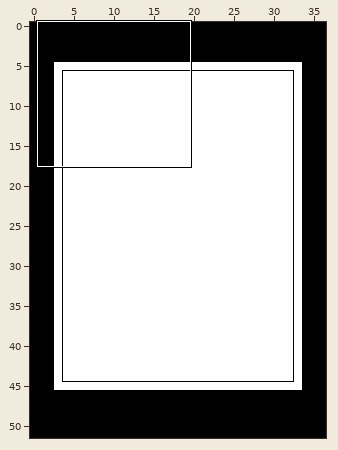
Two versions of a level (Tiled map (JSON), assets/tilemaps/menuTilemap.json). The first picture is a wide view before the edit; the outline marks the close-up.
Close-up. First the earlier version:
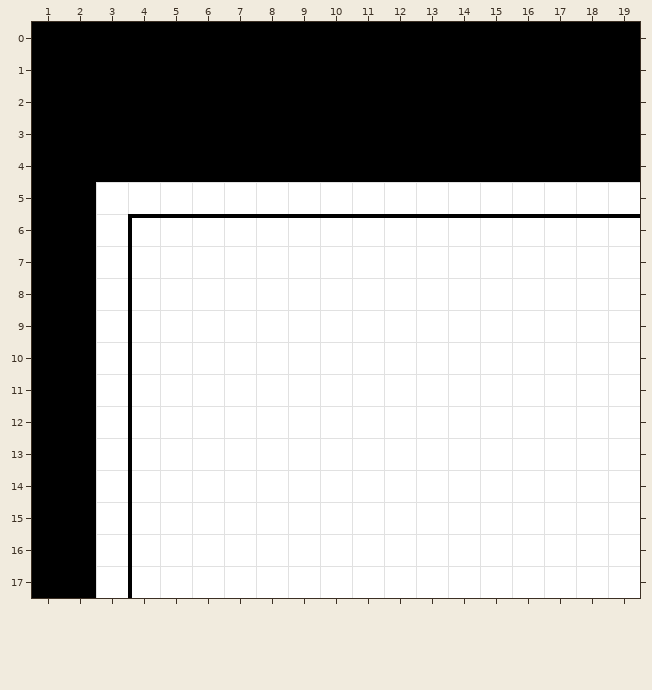
Cells are 8x8 px. Shown: x 1..19, y 0..17. The commit also changed other parts of the map, which this record leaves out.
Now the later version:
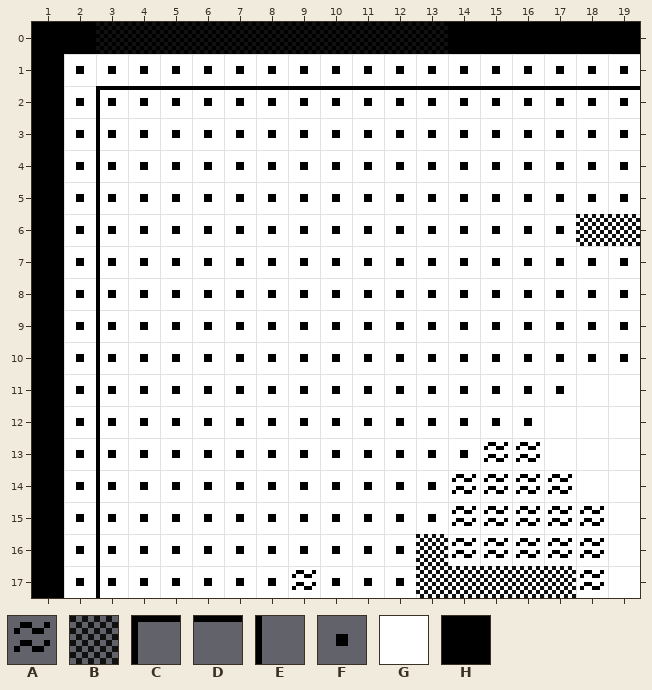
Key: from "clues_tilesheet": A 3, B 4, C 6, D 7, E 11, F 12, G 15; from "level_tilesheet": H 14.
_ is an empty cell.
Tiles of an added or newly shown layer are drawn over the layers below it.
Changes in this commit:
Layer "TutorialBackground" (now shown):
Tile G now appears in rows 2 to 10 at x 3 to 19; in row 11 at x 3 to 17; in rows 12 to 13 at x 3 to 16; in row 14 at x 3 to 17; in rows 15 to 17 at x 3 to 18.
Layer "TutorialFrame" (now shown):
Tile C now appears in row 2 at x 3.
Tile D now appears in row 2 at x 4 to 19.
Tile E now appears in rows 3 to 17 at x 3.
Tile G now appears in row 1 at x 2 to 19; in rows 2 to 17 at x 2.
Layer "TutorialCheckers" (now shown):
Tile B now appears in row 6 at x 18 to 19; in row 16 at x 13; in row 17 at x 13 to 17.
Layer "TutorialWaves" (now shown):
Tile A now appears in row 13 at x 15 to 16; in row 14 at x 14 to 17; in rows 15 to 16 at x 14 to 18; in row 17 at x 9 and 18.
Layer "TutorialDots" (now shown):
Tile F now appears in rows 1 to 5 at x 2 to 19; in row 6 at x 2 to 17; in rows 7 to 10 at x 2 to 19; in row 11 at x 2 to 17; in row 12 at x 2 to 16; in row 13 at x 2 to 14.
Tile F now appears in rows 14 to 15 at x 2 to 13; in row 16 at x 2 to 12; in row 17 at x 2 to 8 and 10 to 12.
Layer "ThatBackground" (now hidden):
The edit erases the tile that lay hidden in row 5 at x 3 to 19; in rows 6 to 17 at x 3.
The edit erases tile G in rows 6 to 10 at x 4 to 19; in row 11 at x 4 to 17; in rows 12 to 13 at x 4 to 16; in row 14 at x 4 to 17; in rows 15 to 17 at x 4 to 18.
The edit erases tile H in rows 1 to 4 at x 2 to 19; in rows 5 to 17 at x 2.
Layer "ThatFrame" (now hidden):
The edit erases tile C in row 6 at x 4.
The edit erases tile D in row 6 at x 5 to 19.
The edit erases tile E in rows 7 to 17 at x 4.
The edit erases tile G in row 5 at x 3 to 19; in rows 6 to 17 at x 3.
